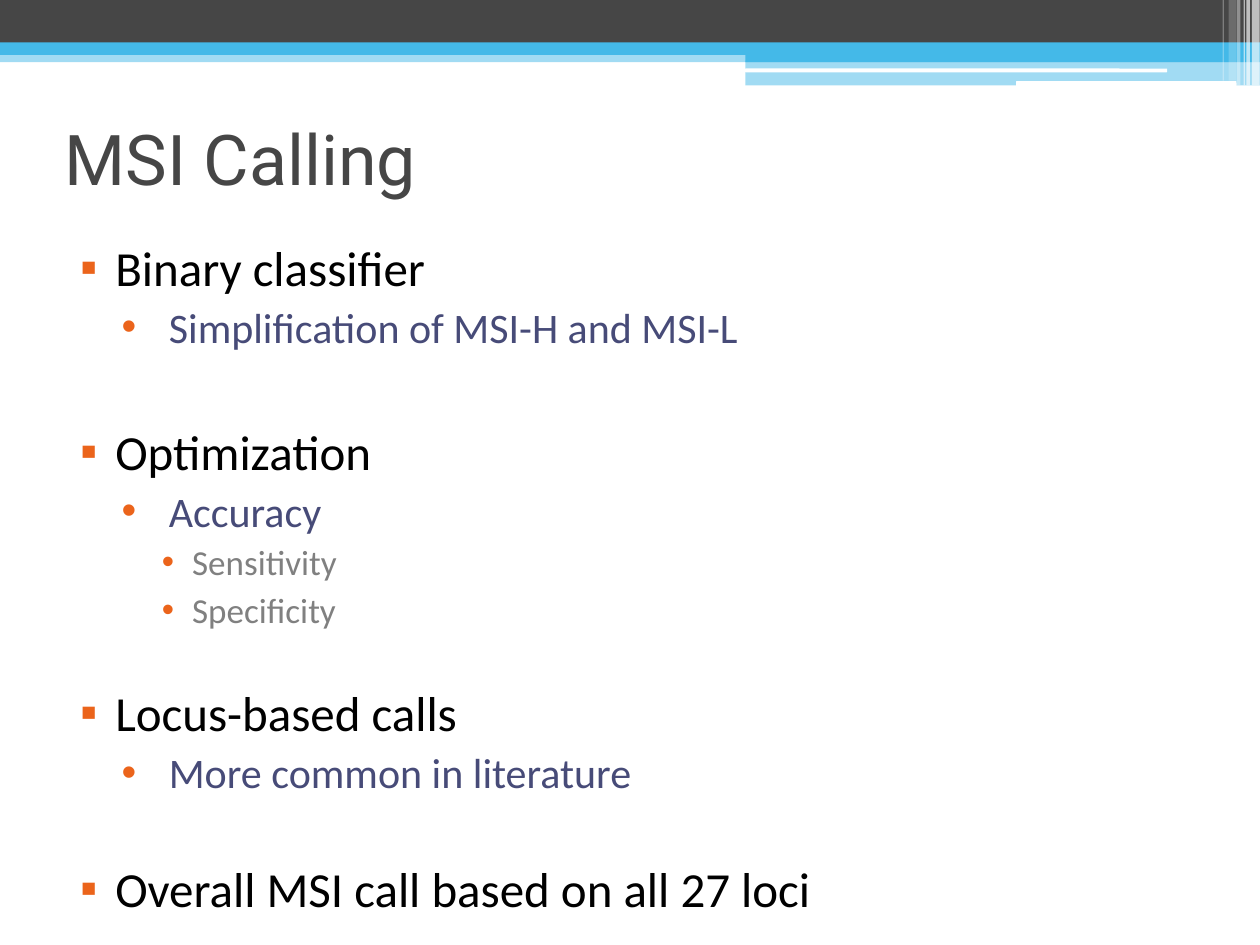
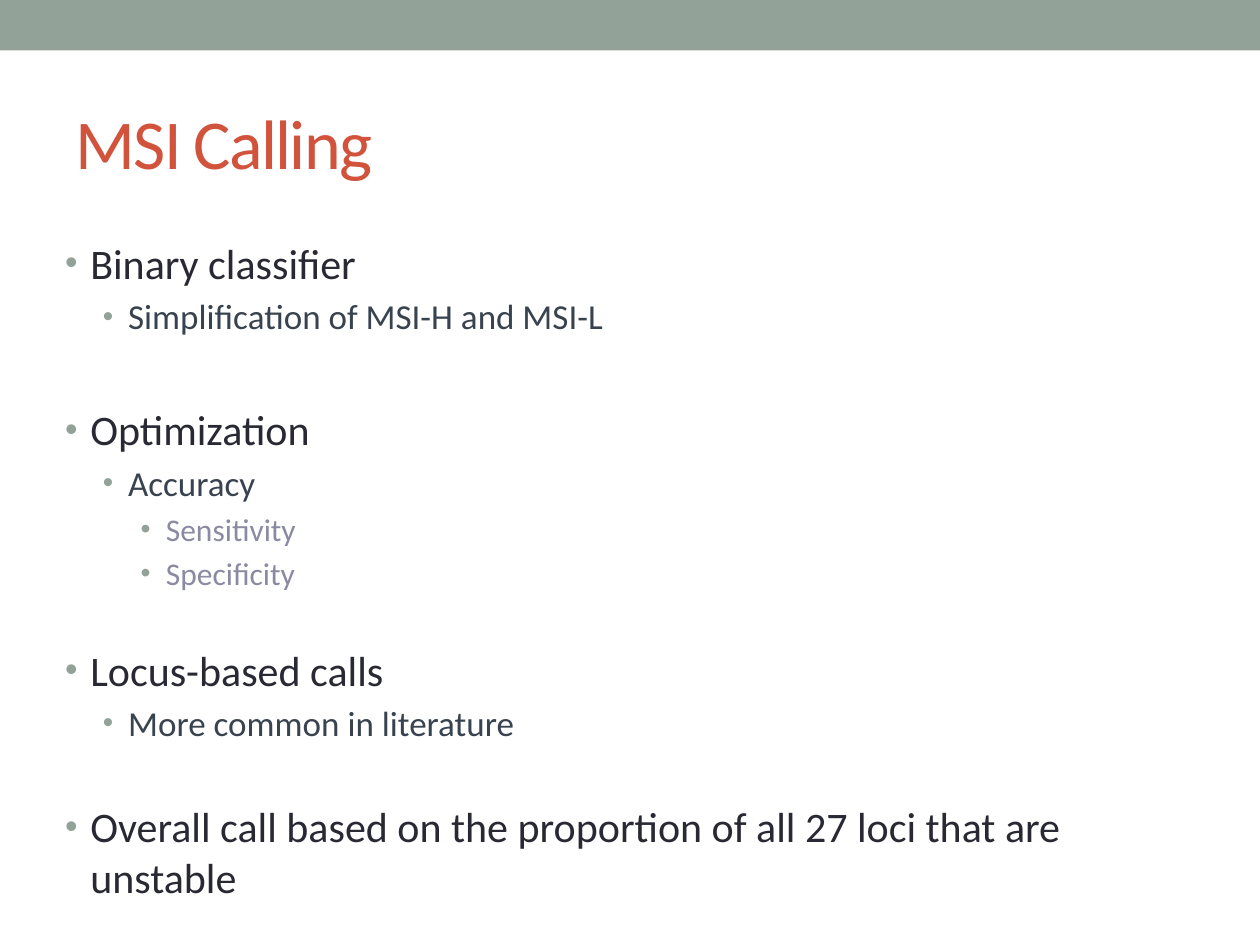
Before and after one commit to lailamargaret/Stanford-2018, a slide deck: slide 7 of MSI Project Presentation.pptx. Drawn at 1260x945 pixels with LibreOffice and Linux fonts; fonts in the diff are those of the drawing. Boxes give left, top, right and bottom in pixels: in the first picture for what was removed or moved away, otherwise in the second. Text is boxed around its words. In the diff, an @@ line names an element or a change of style, - is before the commit and + after.

```diff
--- a/MSI Project Presentation.pptx
+++ b/MSI Project Presentation.pptx
@@ rectangle: place and size @@
-rectangle at <box>0,0,1260,43</box>
+rectangle at <box>0,0,1260,50</box>
@@ rectangle at <box>0,0,1260,50</box>: fill #464646 to #93A299 @@
@@ rectangle removed at <box>1222,0,1223,81</box> @@
@@ rectangle removed at <box>1228,0,1236,81</box> @@
@@ rectangle removed at <box>1237,0,1241,86</box> @@
@@ rectangle removed at <box>1244,0,1245,86</box> @@
@@ rectangle removed at <box>1246,0,1250,86</box> @@
@@ rectangle removed at <box>1252,0,1260,86</box> @@
@@ rectangle removed at <box>0,50,1260,62</box> @@
@@ rectangle removed at <box>0,43,1260,55</box> @@
@@ rectangle removed at <box>746,49,1260,62</box> @@
@@ title "MSI Calling": place and size @@
-title "MSI Calling" at <box>65,132,416,200</box>
+title "MSI Calling" at <box>76,120,372,181</box>
@@ title "MSI Calling" at <box>76,120,372,181</box>: font Roboto to Calibri, text colour #464646 to #D2533C, letter spacing 0 to -1 pt @@
@@ rounded rectangle removed at <box>745,68,1167,72</box> @@
@@ rectangle removed at <box>746,60,1260,86</box> @@
@@ rounded rectangle removed at <box>1016,81,1236,86</box> @@
@@ text at <box>90,250,602,737</box>: size 28 to 24 pt, text colour #000000 to #292934 in "Binary classifier", "Optimization", "Locus-based calls"; size 24 to 20 pt, text colour #474B78 to #394350 in "Simplification of MSI-H and MSI-L", "Accuracy", "More common in literature"; size 20 to 18 pt, text colour #808080 to #8A8AA3 in "Sensitivity", "Specificity"; bullet ▪ to •; more space between paragraphs; bullet colour #EB641B to #93A299; indent changed @@
@@ text at <box>90,813,1060,894</box>: text changed; size 28 to 24 pt; text colour #000000 to #292934 @@
-▪ Overall MSI call based on all 27 loci
+• Overall call based on the proportion of all 27 loci that are unstable
```
Also in this commit, not shown: 23 other slides changed, 10 slides added, 3 slides removed.
